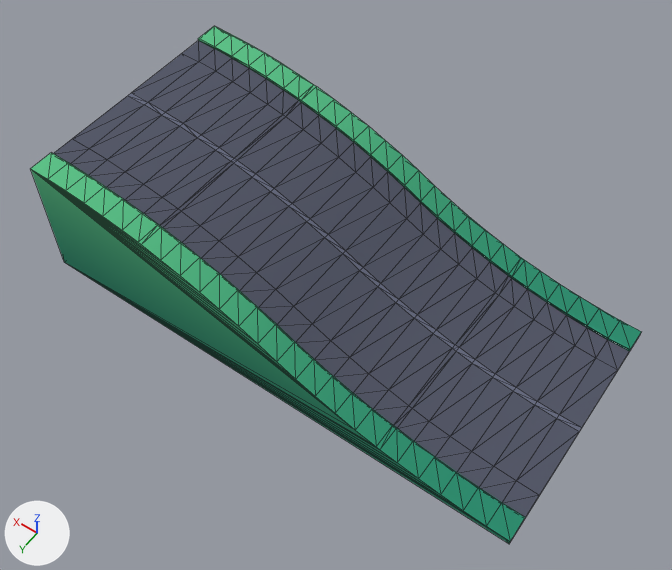
A saved change to the glTF model kenney/city-kit-roads/road-slant-curve.glb.
The view is the same before and after, from a camera (50 mm lens) standing at (-1.24, 1.78, 2.85) and looking at (-0.03, 0.09, 0.19). Lighting does not change. The marker at lower left points along +X, +Y and +Z. The first picture is the older version. Mesh edges are drawn as thin lines. Vertices at exactly the same position are counted once.

Names of what the first picture shows: 'road-slant-curve'.
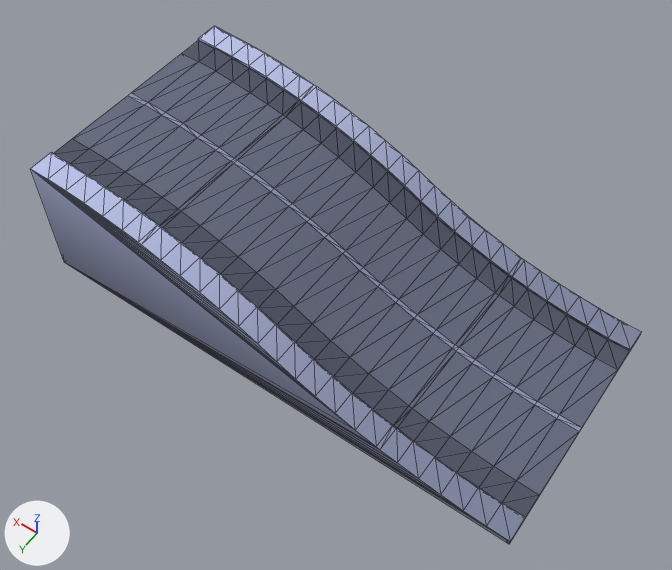
What changed in the scene script:
```text
Change me_road_slant_curve:
    used by ob_road_slant_curve; location = (0.0, 0.0, 0.0)
    verts and faces of me_road_slant_curve; kept vertices keep their numbers, new ones are numbered from 307
    before: 47 (0.0, 0.4, 0.27) at pixel (276, 325), 142 (0.0, -0.4, 0.27) at pixel (404, 187), 193 (-0.08, 0.3, 0.23) at pixel (312, 323), 245 (0.08, -0.3, 0.31) at pixel (373, 187), 252 (0.0, -0.3, 0.27) at pixel (389, 202)
    before: 253 (-0.08, -0.3, 0.23) at pixel (406, 218), 282 (0.0, 0.3, 0.27) at pixel (293, 306), 283 (-0.08, 0.4, 0.23), 290 (0.08, 0.4, 0.31) at pixel (257, 308), 304 (-0.08, -0.4, 0.23) at pixel (420, 202)
    before: 306 (0.08, -0.4, 0.31) at pixel (387, 171)
    remove me_road_slant_curve.from_pydata(...)  # 307 vertices, 544 faces; spans x -1.0..1.0, y -0.5..0.5, z 0.0..0.52
    add me_road_slant_curve.from_pydata(...)  # 310 vertices, 544 faces; spans x -1.0..1.0, y -0.5..0.5, z 0.0..0.52
    me_road_slant_curve part 1
    add delete_faces([(47, 193, 282), (47, 283, 193), (47, 282, 290), (142, 252, 253), (142, 253, 304), (245, 252, 306)])
    add delete_faces([(142, 306, 252)])
    add for new, old in zip([307, 308, 309], [253, 283, 304]): verts[new] = verts[old] + (0.08, 0.0, 0.04)
    add faces += [(193, 282, 308), (193, 308, 283), (282, 290, 308), (253, 309, 307), (253, 304, 309), (245, 307, 306)]
    add faces += [(306, 307, 309)]
    me_road_slant_curve part 2: 440 kept faces spanning x -1.0..1.0, y -0.5..0.5, z 0.0..0.52 get new texture (UV) coordinates
```

What differs and where, as boxes (x1, y1, x2, y2) in the pictures (672 x 570 px; the box of a moved part takes in the faces that stretch with it):
part 1 of me_road_slant_curve, moved or reshaped
    both: (259, 172, 420, 342)
part 2 of me_road_slant_curve, surface changed (lighter)
    both: (31, 26, 641, 544)
